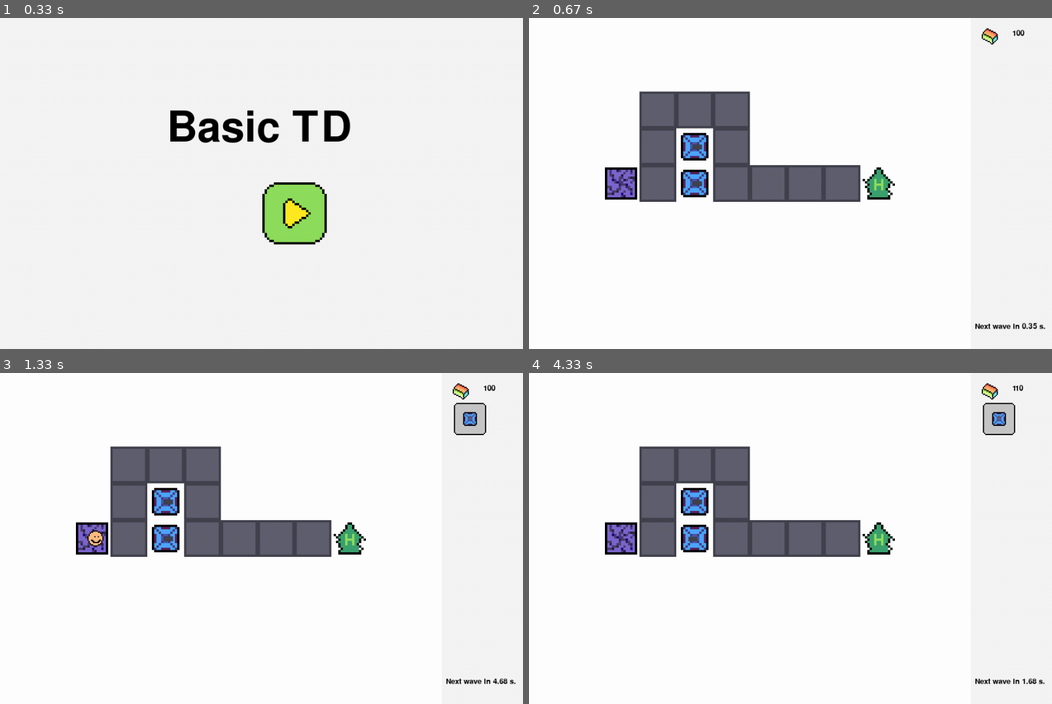
Above: before the commit, frames 1-4 (two rows, left to right).
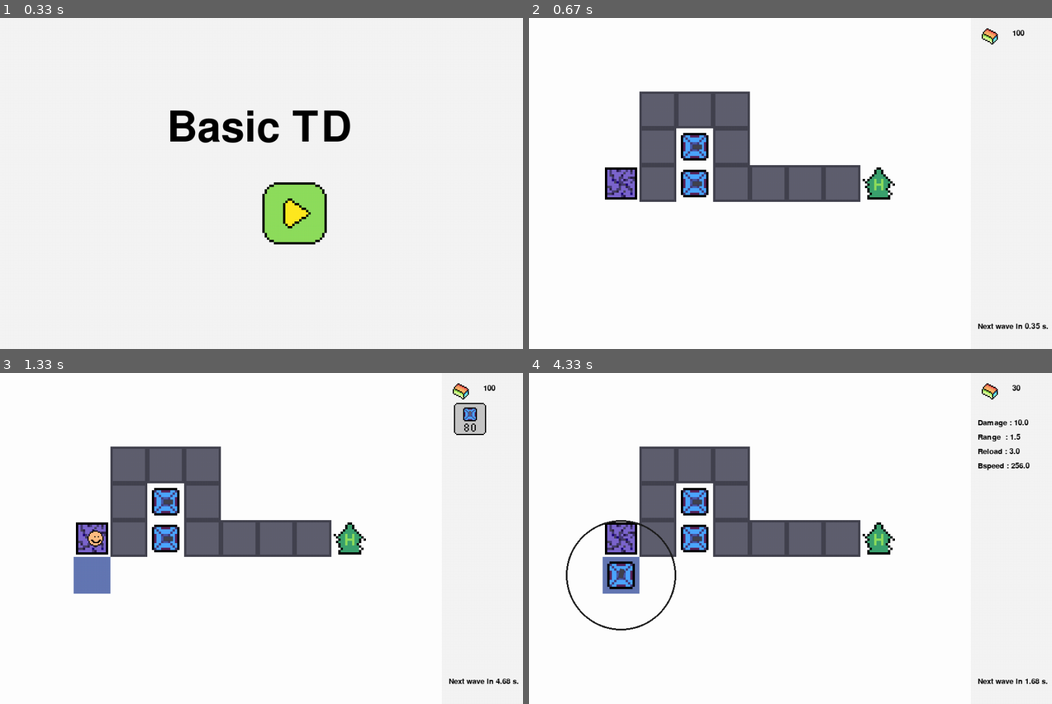
Above: after the commit, the same moments.

Repository: mtmattqq/PygameTD
Game: pygame game, started from main.py
Same seed, same stepped clock (60 frames per second), same inputs: the game is played once before the commit and once after it.
Inputs (mouse positions are in pixels of both pictures, inside the frame that each line leads up to):
- Up to frame 1 (0.33 s): no input
- Up to frame 2 (0.67 s): click (821, 183) at 0.38 s
- Up to frame 3 (1.33 s): click (167, 502) at 0.72 s; press the mouse at (292, 538) at 1.03 s; move the mouse to (198, 558) at 1.13 s; release the mouse at (109, 578) at 1.27 s
- Up to frame 4 (4.33 s): click (999, 419) at 1.38 s; press the mouse at (623, 574) at 1.7 s; move the mouse to (638, 581) at 1.8 s; release the mouse at (659, 591) at 1.93 s; press the mouse at (696, 502) at 2.03 s; move the mouse to (837, 578) at 2.13 s; release the mouse at (984, 657) at 2.27 s; press the mouse at (696, 502) at 2.37 s; move the mouse to (743, 459) at 2.47 s; release the mouse at (795, 416) at 2.6 s; press the mouse at (623, 574) at 2.7 s; move the mouse to (748, 531) at 2.8 s; release the mouse at (879, 492) at 2.93 s; press the mouse at (623, 574) at 3.03 s; move the mouse to (633, 558) at 3.13 s; release the mouse at (649, 541) at 3.27 s; press the mouse at (696, 502) at 3.37 s; move the mouse to (696, 525) at 3.47 s; release the mouse at (701, 551) at 3.6 s; press the mouse at (696, 502) at 3.7 s; move the mouse to (659, 478) at 3.8 s; release the mouse at (628, 455) at 3.93 s; press the mouse at (623, 574) at 4.03 s; move the mouse to (612, 571) at 4.13 s; release the mouse at (607, 571) at 4.27 s

Frame 1 is identical in both runs. In frame 2, 0.2% of the frame differs, in the area x 85-100%, y 92-95%; in frame 3, 1.1%; in frame 4, 2.4%, in the area x 7-100%, y 3-95%.

Commit message:
build tower and show tower info

Diff:
--- a/enemy.py
+++ b/enemy.py
@@ -65,7 +65,7 @@
         return self.alive
 
     def move(self, delta_time) :
-        if self.progress >= self.max_progress-1 :
+        if self.progress >= self.max_progress :
             # deal damage to player's main tower
             self.alive = False
             return
--- a/main.py
+++ b/main.py
@@ -159,13 +159,18 @@
     # row col -> y, x
     selected_tile = [0, 0]
 
+    tile_rect = pygame.Rect([0, 0], [tile.TILE_SIZE, tile.TILE_SIZE])
+
     # buy tower button
     show_buy_tower = False
+    def buy_tower_buttons_onclick() :
+        return True
     buy_tower_buttons = [
         button(
             80, vec2D(785, 48),
             [0, 0, 0], 64, 64,
-            ['can_buy_tower.png', 'cannot_buy_tower.png', 'basic_tower32.png']
+            ['can_buy_tower.png', 'cannot_buy_tower.png', 'basic_tower32.png'],
+            buy_tower_buttons_onclick
         )
     ]
 
@@ -175,6 +180,9 @@
         delta_time = time_now - time_previous
         time_previous = time_now
         game_timer += delta_time
+
+        mouse_pos = pygame.mouse.get_pos()
+        mouse_pos = vec2D(mouse_pos[0],mouse_pos[1])
 
         if game_timer > send_next_wave :
             wave += 1
@@ -199,9 +207,6 @@
                 enemys.remove(en)
                 natural_ingot += 10
             en.move(delta_time)
-
-        mouse_pos = pygame.mouse.get_pos()
-        mouse_pos = vec2D(mouse_pos[0],mouse_pos[1])
 
         # event in pygame
         for event in pygame.event.get() :
@@ -213,18 +218,50 @@
             if event.type == pygame.MOUSEBUTTONDOWN :
                 a=0
             if event.type == pygame.MOUSEBUTTONUP :
+                ct = 1
+                for buy_tower in buy_tower_buttons :
+                    if(
+                        show_buy_tower and
+                        buy_tower.click(mouse_pos) and
+                        buy_tower.text <= natural_ingot
+                    ) :
+                        natural_ingot -= buy_tower.text
+                        tower_info[selected_tile[0], selected_tile[1]] = ct
+                        new_tower = None
+                        if ct == 1 :
+                            new_tower = tower.basic_tower(vec2D(selected_tile[1], selected_tile[0]))
+                        new_tower.place(vec2D(selected_tile[1], selected_tile[0]))
+                        towers.append(new_tower)
+                    ct += 1
+
                 selected_tile, show_buy_tower, show_tower_info, selected_tower = select_tile(
                     mouse_pos, tower_info, towers, level_info['map']
                 )
 
+
         # display
         screen.fill((245, 245, 245))
         screen.blit(level_map.image, level_map.rect)
+
+        if show_buy_tower or show_tower_info :
+            tile_rect.center = transform(
+                vec2D(selected_tile[1], selected_tile[0]),
+                tile.TILE_SIZE
+            ).get_tuple()
+            color = pygame.Color(100, 120, 180, a=2)
+            pygame.draw.rect(
+                screen, color,
+                tile_rect, 0
+            )
+
         for tow in towers :
             tow.display(screen)
         for en in enemys :
             en.display(screen)
-        show_text('Next wave in {:.2f} s.'.format((send_next_wave - game_timer)/1000), 785, 550, (0, 0, 0), 20)
+        show_text(
+            'Next wave in {:.2f} s.'.format((send_next_wave - game_timer)/1000),
+            790, 550, (0, 0, 0), 20
+        )
         natural_ingot_button.display(screen)
         show_text(str(natural_ingot), 850, 40, (0, 0, 0), 20)
         if show_buy_tower :
@@ -237,14 +274,18 @@
                     buy_tower.display(screen)
                 buy_tower.state = 2
                 buy_tower.display(screen)
+
         elif show_tower_info :
-            color = pygame.Color(30, 30, 30, a=100)
+            color = pygame.Color(30, 30, 30, a=70)
             pygame.draw.circle(
                 screen, color,
                 selected_tower.location.get_tuple(),
                 selected_tower.range,
                 3
             )
+
+            selected_tower.display_info(screen)
+
         pygame.display.update()
 
         clock.tick(FPS)
--- a/tower.py
+++ b/tower.py
@@ -6,9 +6,17 @@
 from tile import TILE_SIZE
 import math
 import enemy
+from button import button
 
 def do_nothing() :
     return
+
+def show_text(screen, text = '', x = 0, y = 0, color = (0, 0, 0), size = 0) :
+    font=pygame.font.SysFont('unifont', size)
+    text=font.render(text, True, color)
+    textRect=text.get_rect()
+    textRect.topleft=(x-10, y-20)
+    screen.blit(text, textRect)
 
 class tower(pygame.sprite.Sprite) :
     def __init__(
@@ -111,14 +119,13 @@
             ) :
                 self.pierce = 0
 
-
     def __init__(
         self, pos = vec2D(0, 0)
     ) :
         width = TILE_SIZE
         height = TILE_SIZE
         pictures = ['basic_tower16.png', 'basic_tower_barrel.png', 'basic_tower_bullet.png']
-        damage = 1
+        damage = 10
         reload = 3
         range = 1.5*TILE_SIZE
         bullet_speed = 4*TILE_SIZE
@@ -168,7 +175,10 @@
     def shoot_first(self, enemys = []) :
         if not self.aim_first(enemys) :
             return False
-        bullet = self.bullet(self.location.copy(), vec2D(0, 0), 10, [self.images[2]])
+        bullet = self.bullet(
+            self.location.copy(), vec2D(0, 0),
+            self.damage, [self.images[2]]
+        )
         bullet.velocity.set_angle(self.angle, self.bullet_speed)
         # print(bullet.velocity.get_tuple())
         self.bullets.append(bullet)
@@ -194,3 +204,25 @@
         for bullet in self.bullets :
             if bullet.pierce <= 0 :
                 self.bullets.remove(bullet)
+
+    def display_info(self, screen) :
+        show_text(
+            screen,
+            'Damage : {:.1f}'.format(self.damage),
+            790, 100, [0, 0, 0], 20
+        )
+        show_text(
+            screen,
+            'Range  : {:.1f}'.format(self.range/TILE_SIZE),
+            790, 125, [0, 0, 0], 20
+        )
+        show_text(
+            screen,
+            'Reload : {:.1f}'.format(self.reload),
+            790, 150, [0, 0, 0], 20
+        )
+        show_text(
+            screen,
+            'Bspeed : {:.1f}'.format(self.bullet_speed),
+            790, 175, [0, 0, 0], 20
+        )
Binary file changed: AppData/basic_tower32.png
